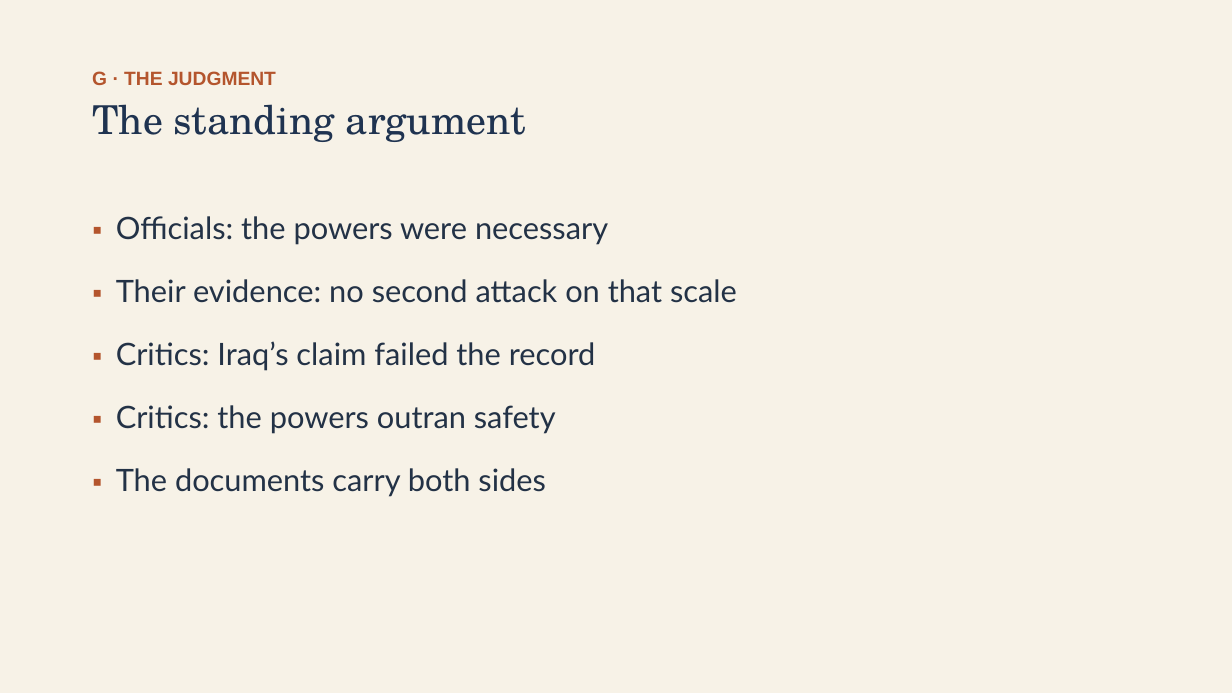
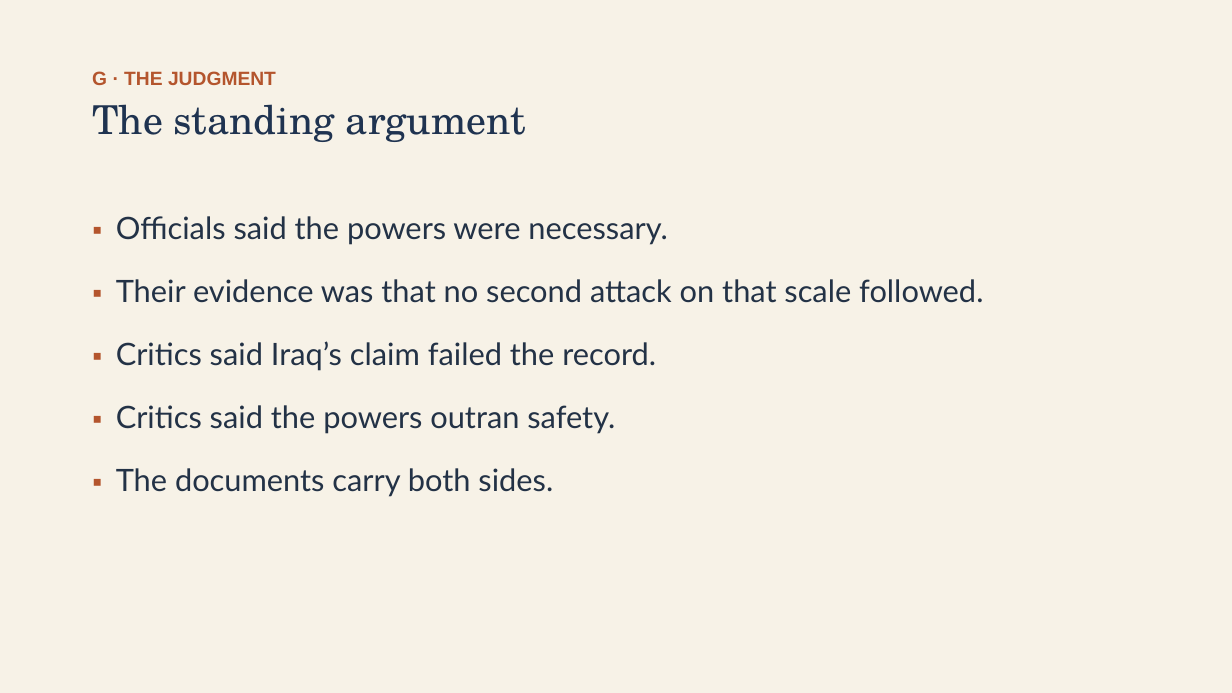
Before and after one commit to ab17gthb/humanities-curriculum-group, a slide deck: slide 24 of modern-america/lesson-06/lesson-06-slides.pptx. Drawn at 1232x693 pixels with LibreOffice and Linux fonts; fonts in the diff are those of the drawing. Boxes give left, top, right and bottom in pixels: in the first picture for what was removed or moved away, otherwise in the second. Text is boxed around its words. In the diff, an @@ line names an element or a change of style, - is before the commit and + after.

```diff
--- a/modern-america/lesson-06/lesson-06-slides.pptx
+++ b/modern-america/lesson-06/lesson-06-slides.pptx
@@ text at (116, 216, 983, 497): text changed @@
-▪ Officials: the powers were necessary
-▪ Their evidence: no second attack on that scale
-▪ Critics: Iraq’s claim failed the record
-▪ Critics: the powers outran safety
-▪ The documents carry both sides
+▪ Officials said the powers were necessary.
+▪ Their evidence was that no second attack on that scale followed.
+▪ Critics said Iraq’s claim failed the record.
+▪ Critics said the powers outran safety.
+▪ The documents carry both sides.
```
Also in this commit, not shown: 11 other slides changed, 6 other files.
